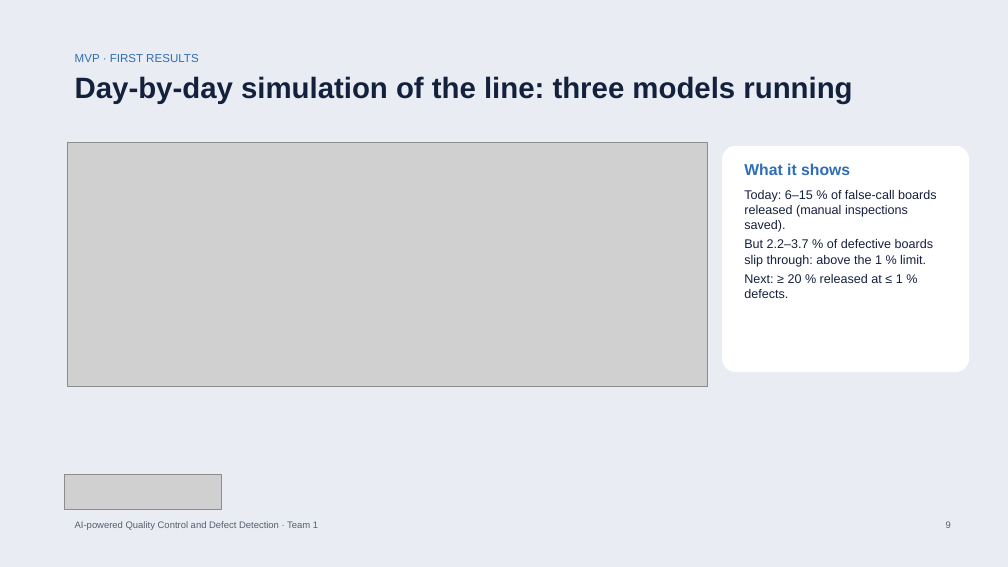
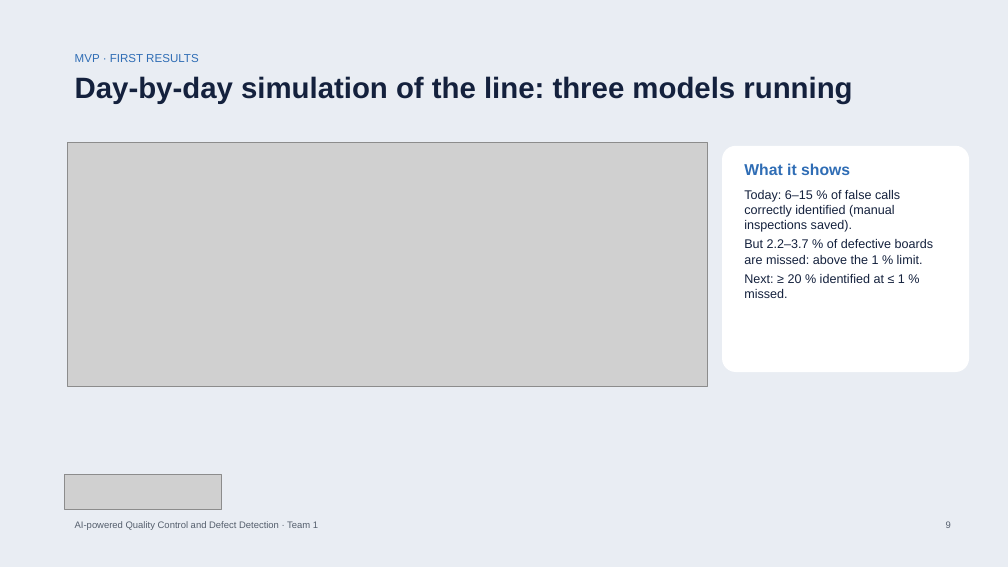
Before and after one commit to bodhi584/aoi-decision-gate, a slide deck: slide 9 of docs/slides_revised_topic.pptx. Drawn at 1008x567 pixels with LibreOffice and Linux fonts; fonts in the diff are those of the drawing; grey boxes stand for pictures. Boxes give left, top, right and bottom in pixels: in the first picture for what was removed or moved away, otherwise in the second. Text is boxed around its words. In the diff, an @@ line names an element or a change of style, - is before the commit and + after.

Commit message:
Standard terms: binary classification of AOI alarms (true defect or false call)

```diff
--- a/docs/slides_revised_topic.pptx
+++ b/docs/slides_revised_topic.pptx
@@ text at (744,190,933,298): text changed @@
-Today: 6–15 % of false-call boards released (manual inspections saved).
-But 2.2–3.7 % of defective boards slip through: above the 1 % limit.
-Next: ≥ 20 % released at ≤ 1 % defects.
+Today: 6–15 % of false calls correctly identified (manual inspections saved).
+But 2.2–3.7 % of defective boards are missed: above the 1 % limit.
+Next: ≥ 20 % identified at ≤ 1 % missed.
```
Also in this commit, not shown: 10 other slides changed, 19 other files.
